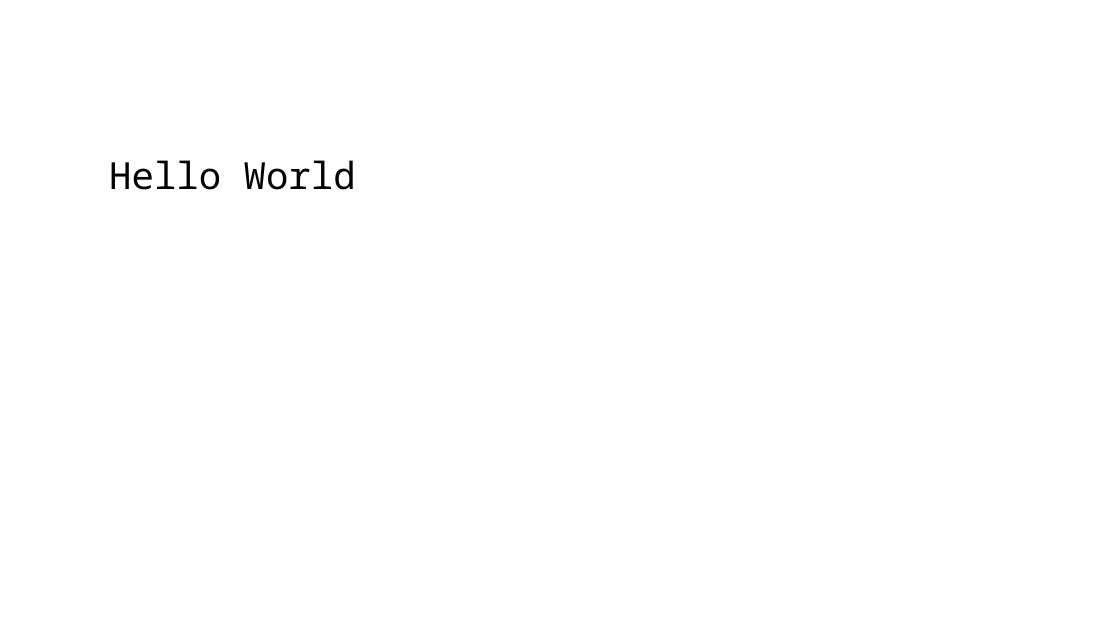
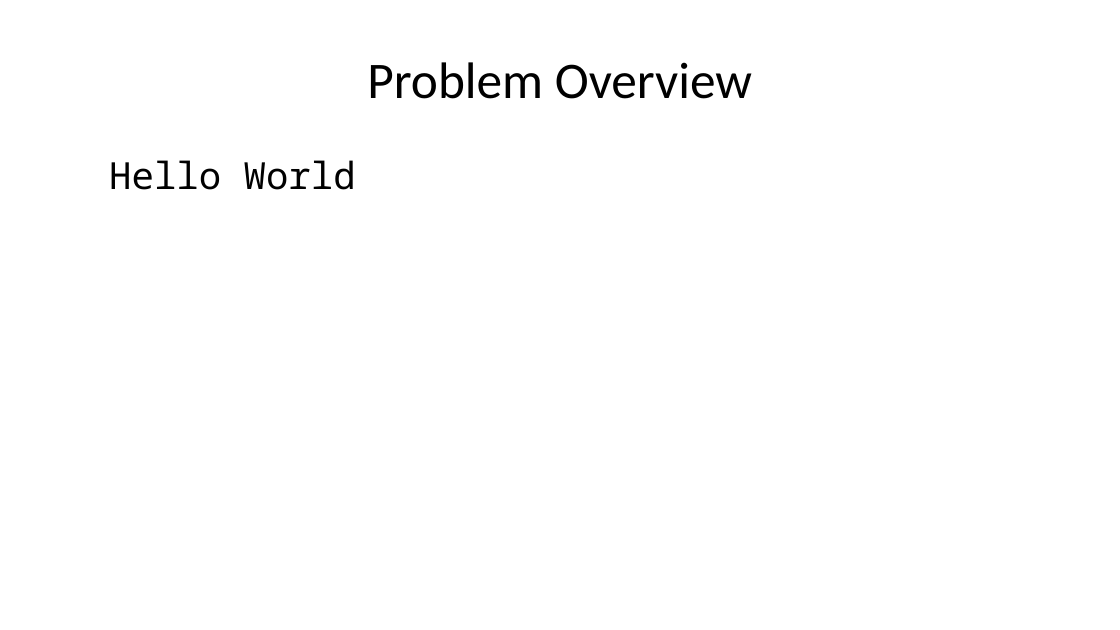
Before and after one commit to deancallahan25/Data322MiniProject, a slide deck: slide 2 of presentation.pptx. Drawn at 1120x630 pixels with LibreOffice and Linux fonts; fonts in the diff are those of the drawing. Boxes give left, top, right and bottom in pixels: in the first picture for what was removed or moved away, otherwise in the second. Text is boxed around its words. In the diff, an @@ line names an element or a change of style, - is before the commit and + after.

```diff
--- a/presentation.pptx
+++ b/presentation.pptx
@@ title added at (x1=367, y1=62, x2=752, y2=99), 33 pt, text #000000 @@
+Problem Overview
```
Also in this commit, not shown: 1 other slide changed, 9 slides added, 1 other file.
